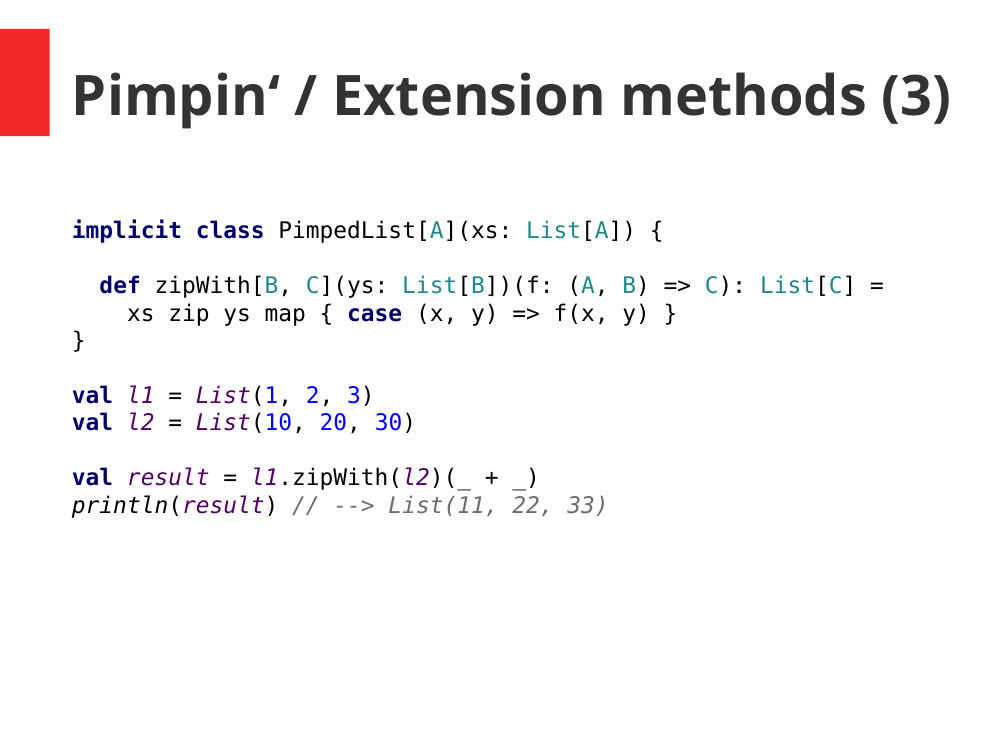
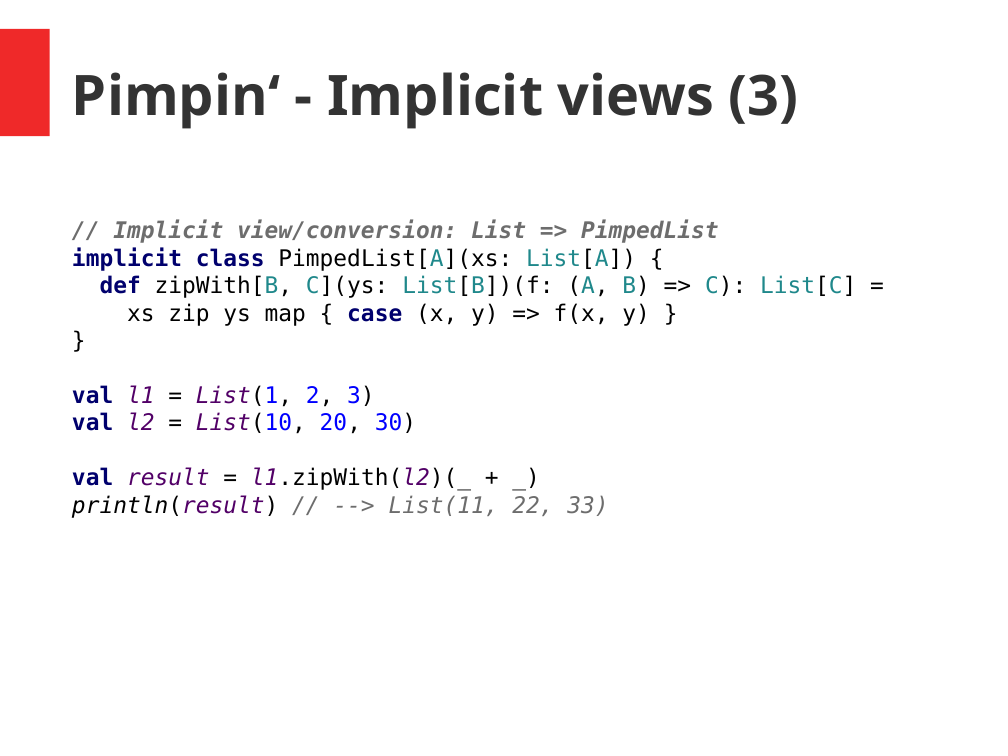
Before and after one commit to hermannhueck/typeclasses, a slide deck: slide 9 of Slides/TypeClasses.pptx. Drawn at 1008x756 pixels with LibreOffice and Linux fonts; fonts in the diff are those of the drawing. Boxes give left, top, right and bottom in pixels: in the first picture for what was removed or moved away, otherwise in the second. Text is boxed around its words. In the diff, an @@ line names an element or a change of style, - is before the commit and + after.

```diff
--- a/Slides/TypeClasses.pptx
+++ b/Slides/TypeClasses.pptx
@@ text at box(72, 72, 799, 129): text changed @@
-Pimpin‘ / Extension methods (3)
+Pimpin‘ - Implicit views (3)
@@ text at box(113, 220, 719, 243): paragraph added @@
+// Implicit view/conversion: List => PimpedList
```
Also in this commit, not shown: 9 other slides changed, 1 slide added, 1 other file.
